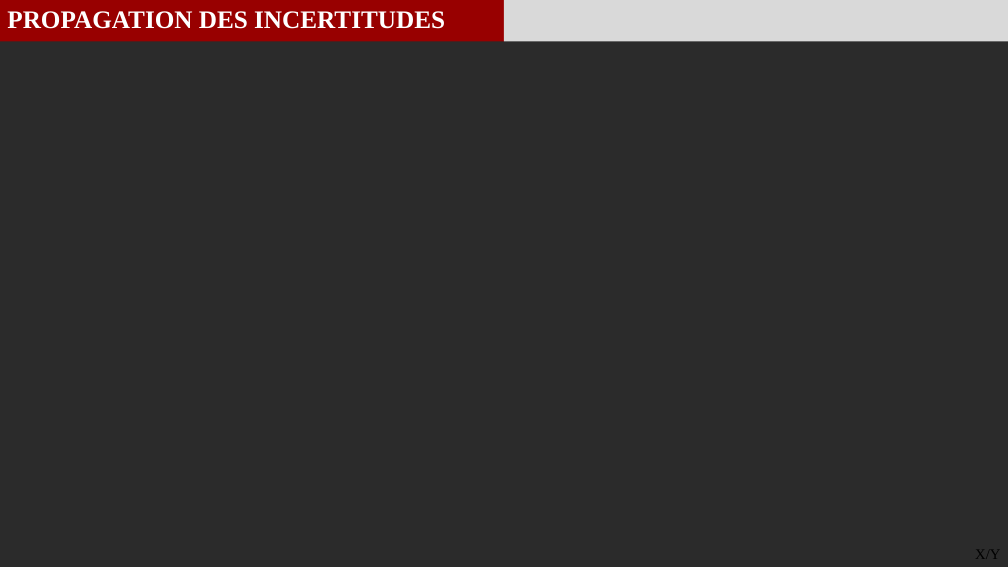
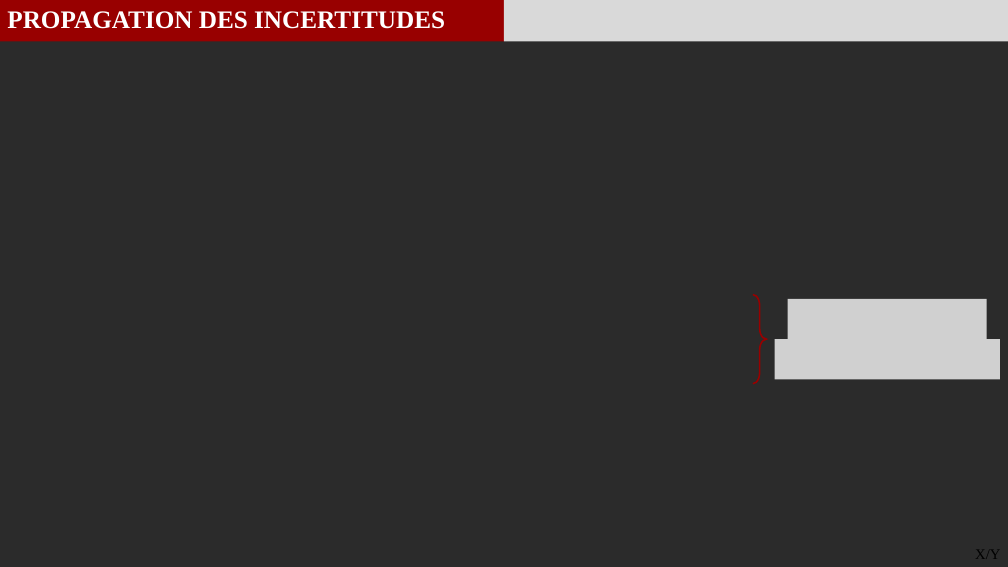
Before and after one commit to GauthierBRUNEL/MEC8211_projet, a slide deck: slide 18 of 03_Rapport/Rapport_Projet.pptx. Drawn at 1008x567 pixels with LibreOffice and Linux fonts; fonts in the diff are those of the drawing; grey boxes stand for pictures; background and template pictures are left out; a plain dark background stands for a picture behind light text. Boxes give left, top, right and bottom in pixels: in the first picture for what was removed or moved away, otherwise in the second. Text is boxed around its words. In the diff, an @@ line names an element or a change of style, - is before the commit and + after.

```diff
--- a/03_Rapport/Rapport_Projet.pptx
+++ b/03_Rapport/Rapport_Projet.pptx
@@ right brace added at (x1=753, y1=295, x2=767, y2=384), outline #980000 1.5 pt @@
@@ picture added at (x1=788, y1=299, x2=987, y2=339) @@
@@ picture added at (x1=774, y1=340, x2=1000, y2=380) @@
```
Also in this commit, not shown: 3 other slides changed, 1 slide removed, 21 other files.
